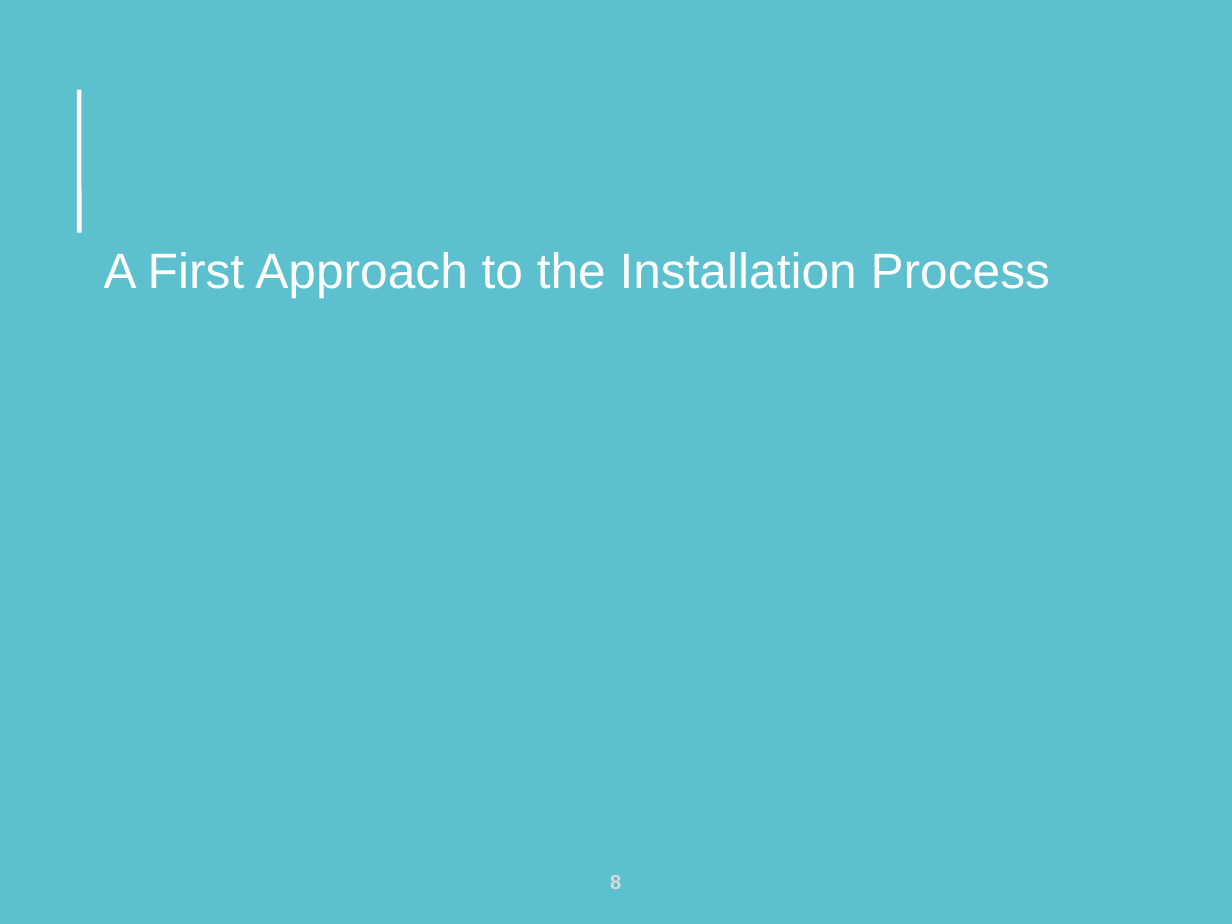
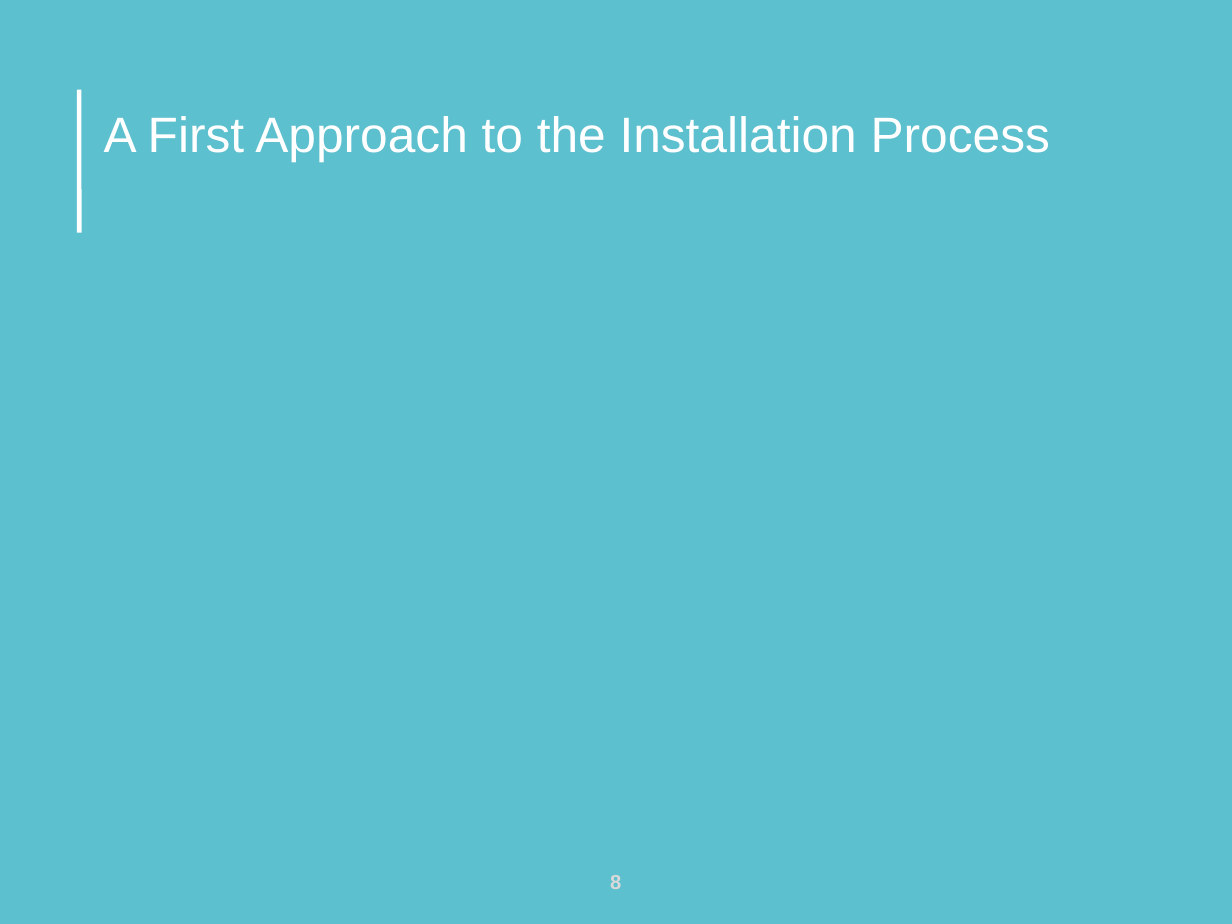
Before and after one commit to jicarretero/SummitMalaga2016, a slide deck: slide 8 of FiwareMalagaScaled4_3.odp. Drawn at 1232x924 pixels with LibreOffice and Linux fonts; fonts in the diff are those of the drawing; background and template pictures are left out. Boxes give left, top, right and bottom in pixels: in the first picture for what was removed or moved away, otherwise in the second. Text is boxed around its words. In the diff, an @@ line names an element or a change of style, - is before the commit and + after.

```diff
--- a/FiwareMalagaScaled4_3.odp
+++ b/FiwareMalagaScaled4_3.odp
@@ title "A First Approach to the ..." moved from (x1=104, y1=252, x2=1050, y2=298) to (x1=104, y1=116, x2=1050, y2=162) @@
```
Also in this commit, not shown: 4 other slides changed, 1 slide added, 1 other file.
